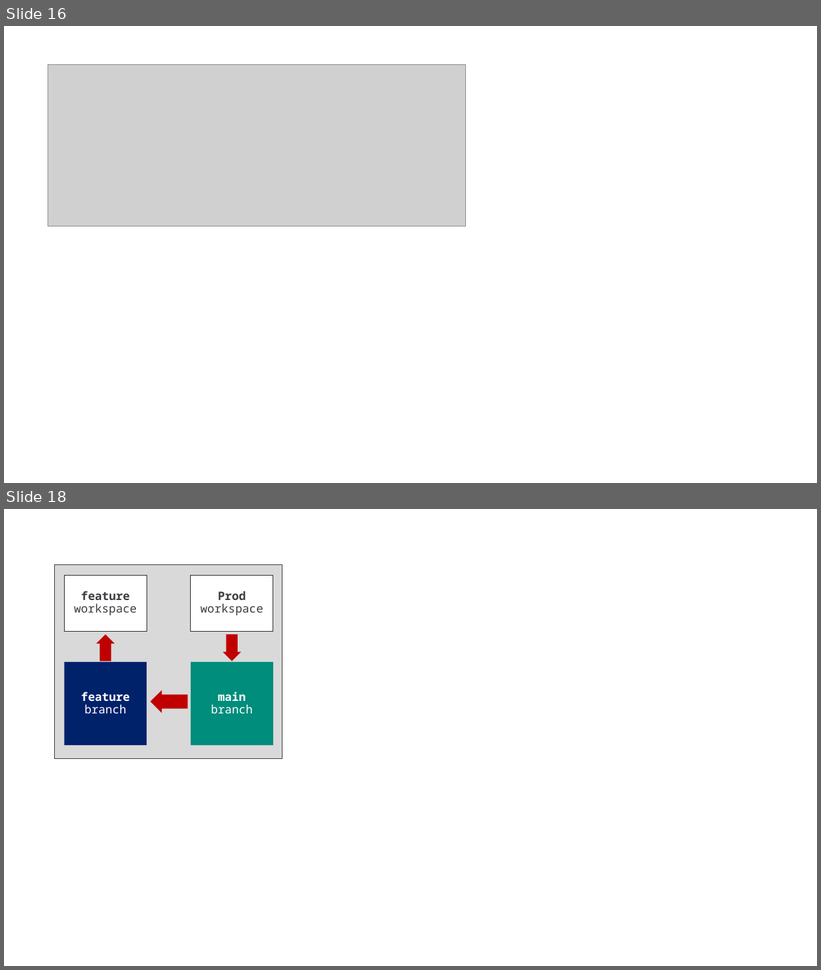
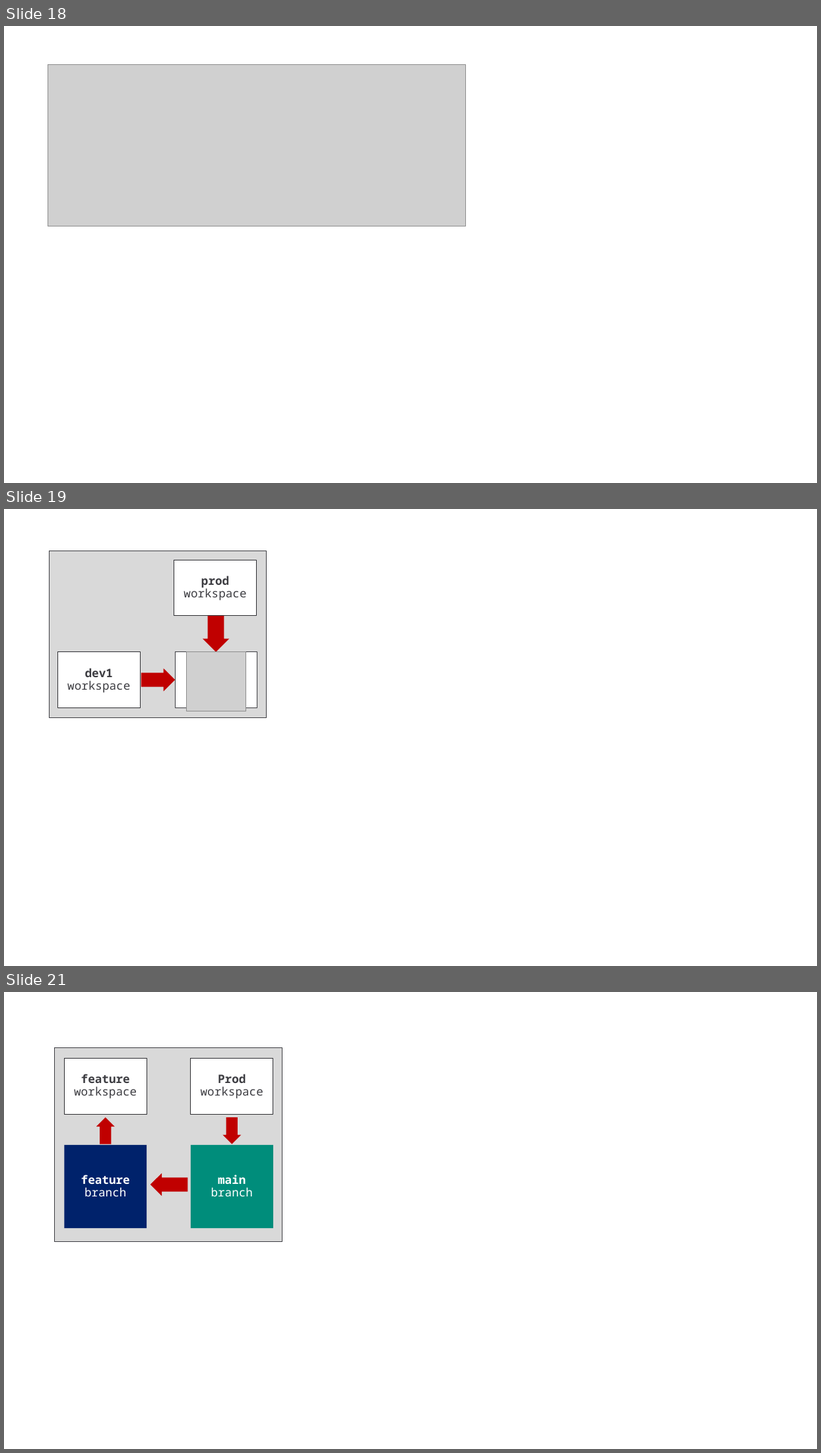
Before and after one commit to FabricDevCamp/fabric-cicd-whitepaper, a slide deck: Part 1 - Overview of Fabric CICD.pptx. Shown one above the other, each under a label of ours: slides 16 and 18 before the commit, slides 18, 19 and 21 after it; the slides between them are not shown. The pictures are 821x970 and 821x1453 pixels, drawn with LibreOffice and Linux fonts; fonts in the diff are those of the drawing; grey boxes stand for pictures. Boxes give left, top, right and bottom in pixels: in the first picture for what was removed or moved away, otherwise in the second. Text is boxed around its words. In the diff, an @@ line names an element or a change of style, - is before the commit and + after.

```diff
--- a/Part 1 - Overview of Fabric CICD.pptx
+++ b/Part 1 - Overview of Fabric CICD.pptx
@@ slide 19 added at [4,509,817,966], background #FFFFFF @@
@@ rectangle added at [50,551,267,718], fill #D9D9D9, outline #3C3C41 0.75 pt @@
@@ rectangle added at [174,560,256,615], fill #FFFFFF, outline #2D2D31 0.75 pt, 14 pt, text #3C3C41 @@
+prod
+workspace
@@ right arrow added at [202,617,229,652], fill #C00000 @@
@@ rectangle added at [58,652,141,708], fill #FFFFFF, outline #2D2D31 0.75 pt, 14 pt, text #3C3C41 @@
+dev1
+workspace
@@ rectangle added at [175,652,257,708], fill #FFFFFF, outline #3C3C41 0.75 pt @@
@@ picture added at [186,652,246,712] @@
@@ right arrow added at [141,669,175,691], fill #C00000 @@
@@ what was slide 16 is now slide 18 @@
@@ what was slide 18 is now slide 21 @@
```
Also in this commit, not shown: 8 slides changed, 6 other slides added, 4 slides removed, 1 other file.
